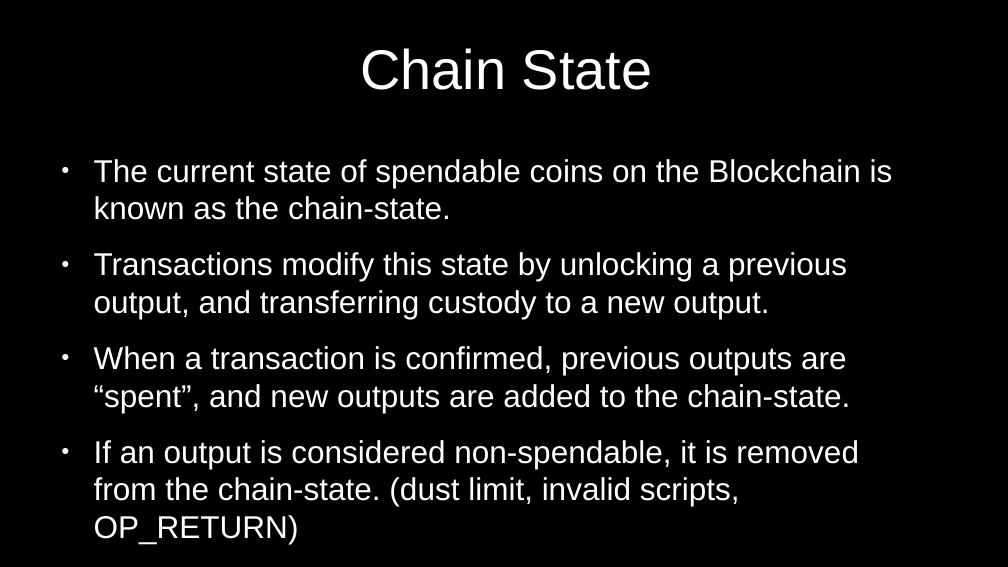
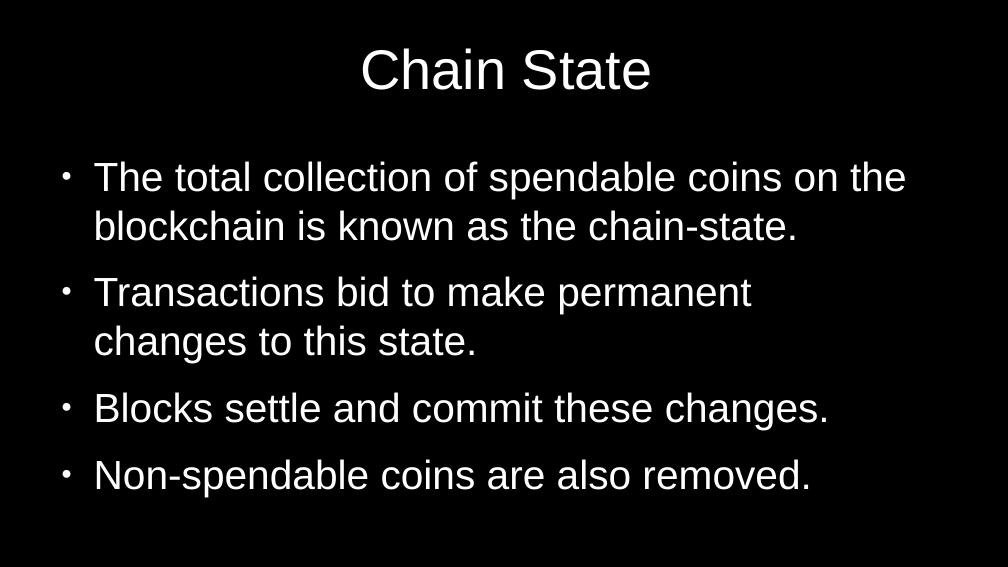
Before and after one commit to cmdruid/bitcoin-programming, a slide deck: slide 8 of slides/bitcoin-transactions.odp (slide 10 before the commit). Drawn at 1008x567 pixels with LibreOffice and Linux fonts; fonts in the diff are those of the drawing. Boxes give left, top, right and bottom in pixels: in the first picture for what was removed or moved away, otherwise in the second. Text is boxed around its words. In the diff, an @@ line names an element or a change of style, - is before the commit and + after.

```diff
--- a/slides/bitcoin-transactions.odp
+++ b/slides/bitcoin-transactions.odp
@@ text at [94,161,906,496]: text changed; size 24.8 to 32 pt @@
-● The current state of spendable coins on the Blockchain is known as the chain-state.
-● Transactions modify this state by unlocking a previous output, and transferring custody to a new output.
-● When a transaction is confirmed, previous outputs are “spent”, and new outputs are added to the chain-state.
-● If an output is considered non-spendable, it is removed from the chain-state. (dust limit, invalid scripts, OP_RETURN)
+● The total collection of spendable coins on the blockchain is known as the chain-state.
+● Transactions bid to make permanent changes to this state.
+● Blocks settle and commit these changes.
+● Non-spendable coins are also removed.
```
Also in this commit, not shown: 14 other slides changed, 3 slides added, 3 slides removed, 8 other files.
